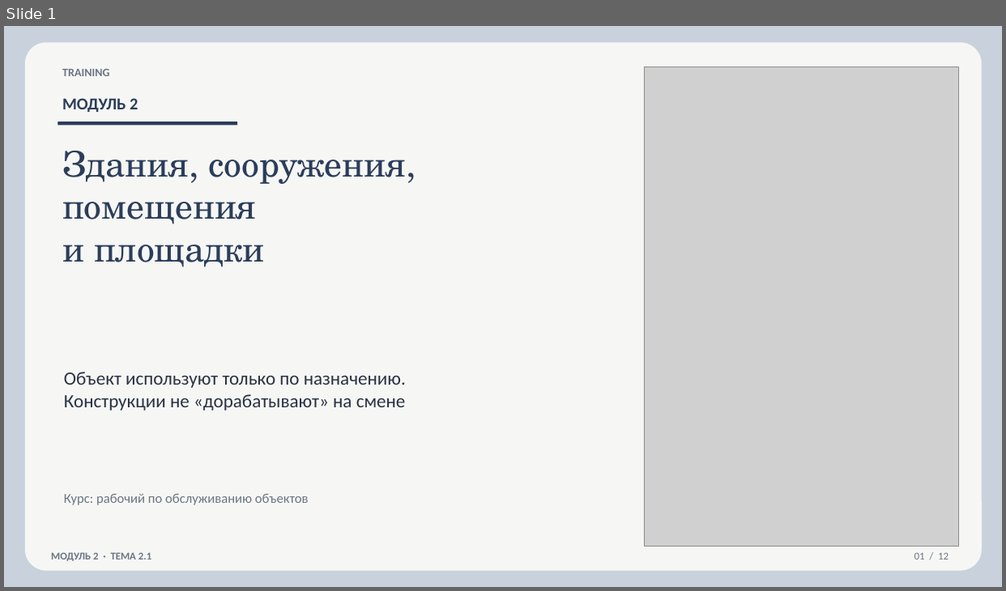
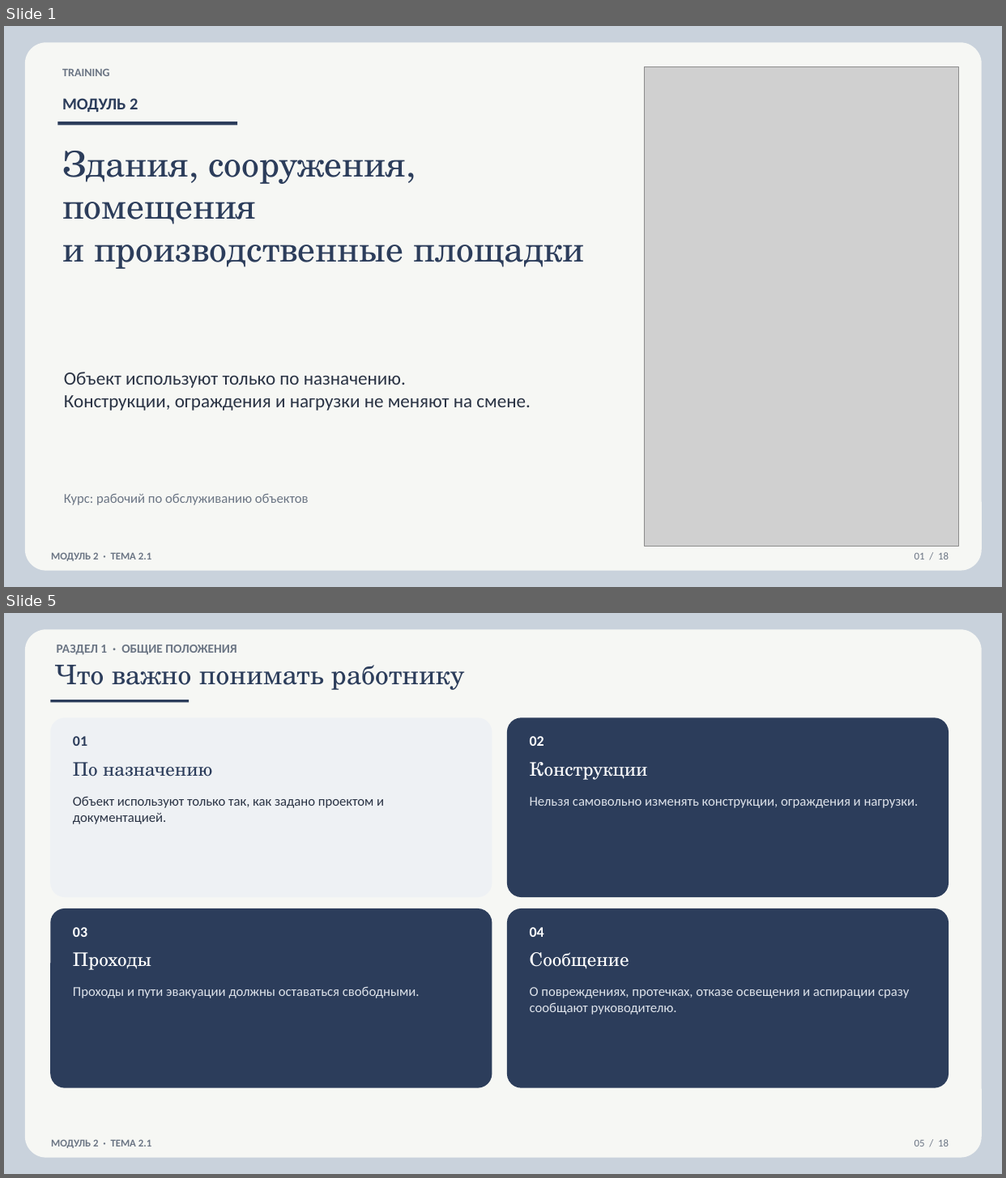
Before and after one commit to lysakalenushka-hash/-, a slide deck: 2.1_Здания_сооружения_площадки.pptx. Shown one above the other, each under a label of ours: slide 1 before the commit, slides 1 and 5 after it; the slides between them are not shown. The pictures are 1006x591 and 1006x1178 pixels, drawn with LibreOffice and Linux fonts; fonts in the diff are those of the drawing; grey boxes stand for pictures. Boxes give left, top, right and bottom in pixels: in the first picture for what was removed or moved away, otherwise in the second. Text is boxed around its words. In the diff, an @@ line names an element or a change of style, - is before the commit and + after.

```diff
--- a/2.1_Здания_сооружения_площадки.pptx
+++ b/2.1_Здания_сооружения_площадки.pptx
@@ slide 5 added at bbox=[4, 613, 1002, 1174], background #FFFFFF @@
@@ rectangle added at bbox=[4, 613, 1002, 1174], fill #C9D2DC @@
@@ rounded rectangle added at bbox=[25, 629, 982, 1158], fill #F6F7F4 @@
@@ text added at bbox=[57, 645, 236, 655], 12 pt, text #6B7584, bold @@
+РАЗДЕЛ 1 · ОБЩИЕ ПОЛОЖЕНИЯ
@@ text added at bbox=[55, 665, 465, 690], 26 pt, text #2C3D5B @@
+Что важно понимать работнику
@@ rectangle added at bbox=[50, 700, 189, 703], fill #2C3D5B @@
@@ rounded rectangle added at bbox=[50, 717, 492, 897], fill #EEF1F4 @@
@@ rounded rectangle added at bbox=[507, 717, 948, 897], fill #2C3D5B @@
@@ text added at bbox=[73, 736, 87, 746], 14 pt, text #2C3D5B, bold @@
+01
@@ text added at bbox=[530, 736, 544, 746], 14 pt, text #FFFFFF, bold @@
+02
@@ text added at bbox=[73, 762, 212, 777], 18 pt, text #2C3D5B @@
+По назначению
@@ text added at bbox=[530, 762, 648, 780], 18 pt, text #FFFFFF @@
+Конструкции
@@ text added at bbox=[73, 796, 384, 824], 13 pt, text #2A3344 @@
+Объект используют только так, как задано проектом и документацией.
@@ text added at bbox=[530, 797, 918, 808], 13 pt, text #DDE2EA @@
+Нельзя самовольно изменять конструкции, ограждения и нагрузки.
@@ rounded rectangle added at bbox=[50, 909, 492, 1088], fill #2C3D5B @@
@@ text added at bbox=[73, 927, 87, 937], 14 pt, text #FFFFFF, bold @@
+03
@@ rounded rectangle added at bbox=[507, 909, 948, 1088], fill #2C3D5B @@
@@ text added at bbox=[530, 927, 544, 937], 14 pt, text #FFFFFF, bold @@
+04
@@ text added at bbox=[73, 952, 151, 970], 18 pt, text #FFFFFF @@
+Проходы
@@ text added at bbox=[530, 952, 629, 969], 18 pt, text #FFFFFF @@
+Сообщение
@@ text added at bbox=[73, 986, 420, 999], 13 pt, text #DDE2EA @@
+Проходы и пути эвакуации должны оставаться свободными.
@@ text added at bbox=[530, 987, 909, 1015], 13 pt, text #DDE2EA @@
+О повреждениях, протечках, отказе освещения и аспирации сразу сообщают руководителю.
@@ text added at bbox=[51, 1139, 151, 1148], 10 pt, text #6B7584, bold @@
+МОДУЛЬ 2 · ТЕМА 2.1
@@ text added at bbox=[914, 1139, 948, 1147], 10 pt, text #6B7584 @@
+05 / 18
@@ slide 1 changed as well @@
@@ text at bbox=[62, 151, 584, 269]: text changed @@
-Здания, сооружения,
-помещения
-и площадки
+Здания, сооружения,
+помещения
+и производственные площадки
@@ text at bbox=[64, 372, 530, 411]: text changed @@
-Объект используют только по назначению.
-Конструкции не «дорабатывают» на смене
+Объект используют только по назначению.
+Конструкции, ограждения и нагрузки не меняют на смене.
@@ text at bbox=[914, 552, 948, 560]: text changed @@
-01 / 12
+01 / 18
```
Also in this commit, not shown: 4 other slides changed, 12 other slides added, 7 slides removed, 11 other files.
